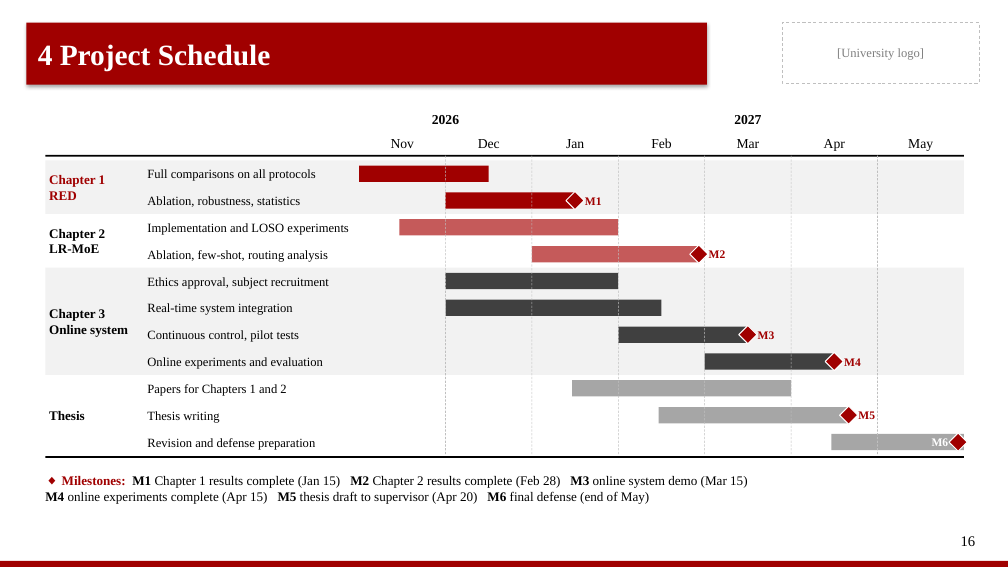
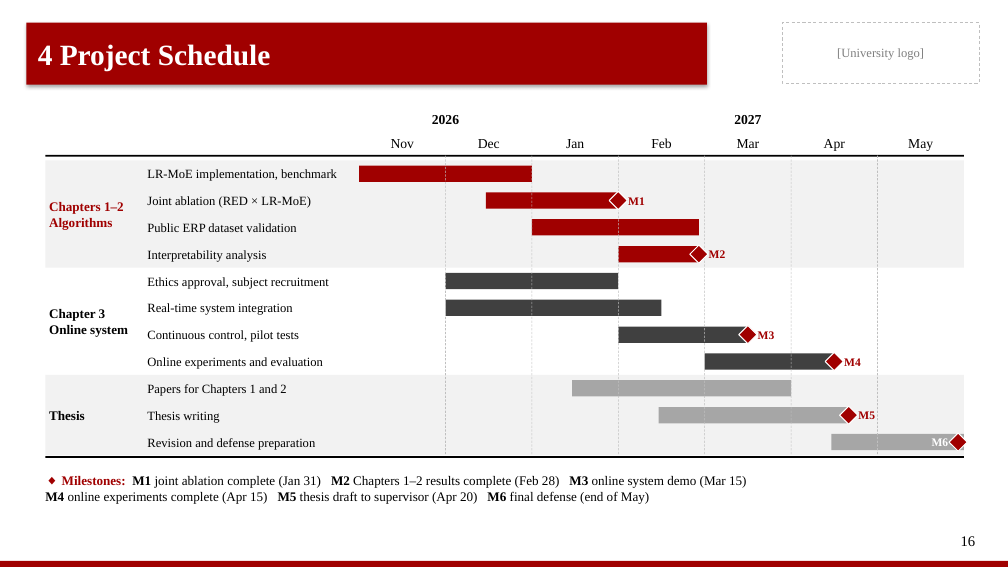
Before and after one commit to HongyuMaaa/EEG, a slide deck: slide 16 of presentation/midterm_defense_sample.pptx. Drawn at 1008x567 pixels with LibreOffice and Linux fonts; fonts in the diff are those of the drawing. Boxes give left, top, right and bottom in pixels: in the first picture for what was removed or moved away, otherwise in the second. Text is boxed around its words. In the diff, an @@ line names an element or a change of style, - is before the commit and + after.

```diff
--- a/presentation/midterm_defense_sample.pptx
+++ b/presentation/midterm_defense_sample.pptx
@@ rectangle: place and size @@
-rectangle at [45,160,964,214]
+rectangle at [45,160,964,268]
@@ text removed at [49,175,106,200] @@
-Chapter 1
-RED
@@ text at [147,169,337,181]: text changed @@
-Full comparisons on all protocols
+LR-MoE implementation, benchmark
@@ rectangle: place and size @@
-rectangle at [359,166,488,181]
+rectangle at [359,166,532,181]
@@ text added at [49,202,124,230], 12.5 pt, text #A00000, bold @@
+Chapters 1–2
+Algorithms
@@ text at [147,196,311,208]: text changed @@
-Ablation, robustness, statistics
+Joint ablation (RED × LR-MoE)
@@ rectangle: place and size @@
-rectangle at [445,192,575,208]
+rectangle at [486,192,619,208]
@@ diamond: place and size @@
-diamond at [566,191,585,209]
+diamond at [609,191,628,209]
@@ text "M1": place and size @@
-text "M1" at [585,197,602,205]
+text "M1" at [628,197,645,205]
@@ text removed at [49,229,106,253] @@
-Chapter 2
-LR-MoE
@@ text at [147,223,296,232]: text changed @@
-Implementation and LOSO experiments
+Public ERP dataset validation
@@ rectangle removed at [399,219,619,235] @@
@@ rectangle: place and size @@
-rectangle at [532,246,699,262]
+rectangle at [532,219,699,235]
@@ rectangle at [532,219,699,235]: fill #C55A5A to #A00000 @@
@@ text at [147,250,266,262]: text changed @@
-Ablation, few-shot, routing analysis
+Interpretability analysis
@@ rectangle added at [619,246,699,262], fill #A00000 @@
@@ text at [62,476,746,488]: text changed @@
-◆ Milestones: M1 Chapter 1 results complete (Jan 15) M2 Chapter 2 results complete (Feb 28) M3 online system demo (Mar 15)
+◆ Milestones: M1 joint ablation complete (Jan 31) M2 Chapters 1–2 results complete (Feb 28) M3 online system demo (Mar 15)
```
Also in this commit, not shown: 1 slide added, 1 slide removed, 1 other file.
